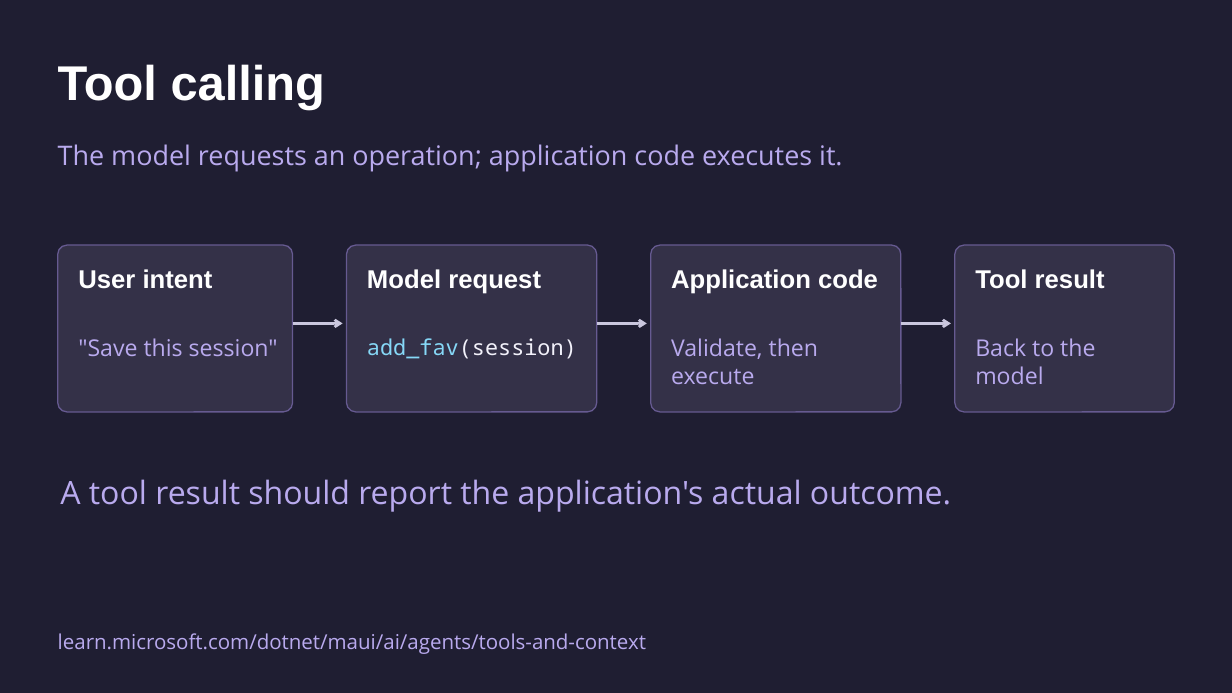
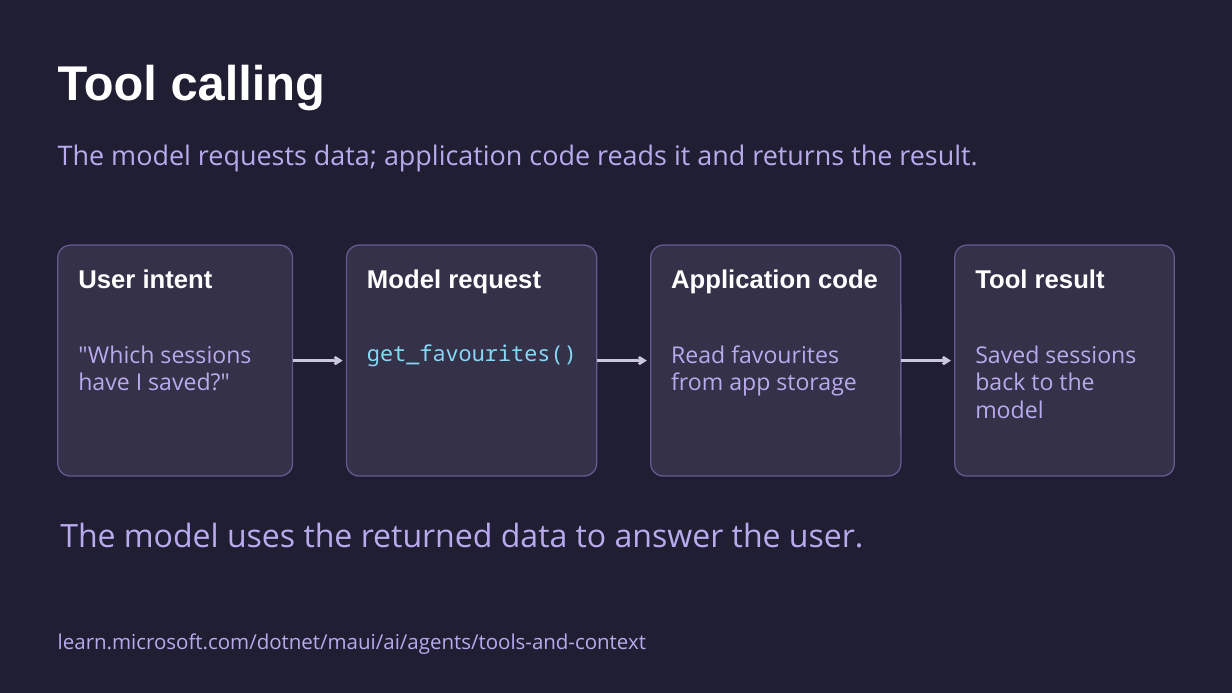
Before and after one commit to mattleibow/dotnetconf2026, a slide deck: slide 27 of slides.pptx. Drawn at 1232x693 pixels with LibreOffice and Linux fonts; fonts in the diff are those of the drawing. Boxes give left, top, right and bottom in pixels: in the first picture for what was removed or moved away, otherwise in the second. Text is boxed around its words. In the diff, an @@ line names an element or a change of style, - is before the commit and + after.

```diff
--- a/slides.pptx
+++ b/slides.pptx
@@ text at box(58, 144, 977, 172): text changed @@
-The model requests an operation; application code executes it.
+The model requests data; application code reads it and returns the result.
@@ rounded rectangle: place and size @@
-rounded rectangle at box(57, 245, 292, 412)
+rounded rectangle at box(57, 245, 292, 476)
@@ rounded rectangle: place and size @@
-rounded rectangle at box(347, 245, 597, 412)
+rounded rectangle at box(347, 245, 597, 476)
@@ rounded rectangle: place and size @@
-rounded rectangle at box(651, 245, 901, 412)
+rounded rectangle at box(651, 245, 901, 476)
@@ rounded rectangle: place and size @@
-rounded rectangle at box(955, 245, 1175, 412)
+rounded rectangle at box(955, 245, 1175, 476)
@@ text at box(78, 345, 251, 391): text changed @@
-"Save this session"
+"Which sessions have I saved?"
@@ text at box(367, 344, 577, 367): text changed; text colour #F2F1FA to #86D8F7 @@
-add_fav(session)
+get_favourites()
@@ text at box(671, 345, 857, 396): text changed @@
-Validate, then execute
+Read favourites from app storage
@@ text at box(975, 345, 1136, 418): text changed @@
-Back to the model
+Saved sessions
+back to the model
@@ 3 arrows: place and size @@
-3 arrows at box(293, 323, 951, 323)
+3 arrows at box(293, 360, 951, 360)
@@ text at box(60, 522, 864, 548): text changed @@
-A tool result should report the application's actual outcome.
+The model uses the returned data to answer the user.
```
Also in this commit, not shown: 7 other slides changed.
